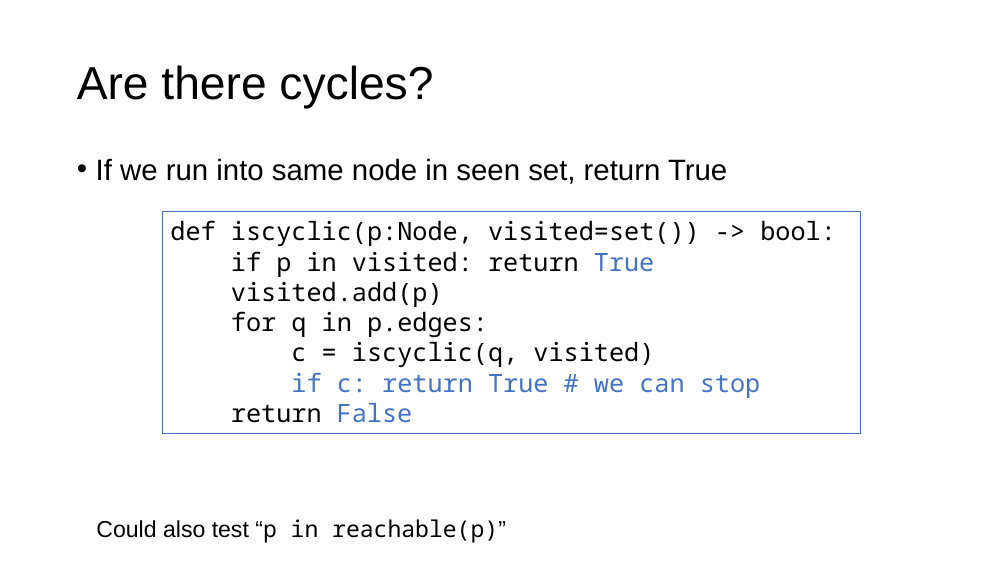
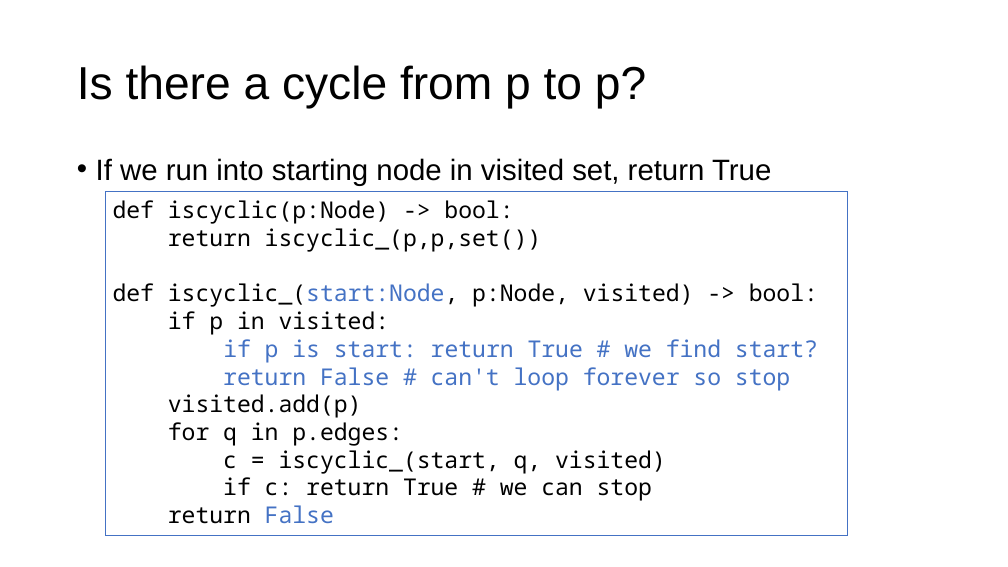
Before and after one commit to parrt/msds689, a slide deck: slide 9 of notes/graphs.pptx. Drawn at 1008x567 pixels with LibreOffice and Linux fonts; fonts in the diff are those of the drawing; background and template pictures are left out. Boxes give left, top, right and bottom in pixels: in the first picture for what was removed or moved away, otherwise in the second. Text is boxed around its words. In the diff, an @@ line names an element or a change of style, - is before the commit and + after.

```diff
--- a/notes/graphs.pptx
+++ b/notes/graphs.pptx
@@ title at bbox=[77, 65, 646, 109]: text changed @@
-Are there cycles?
+Is there a cycle from p to p?
@@ text at bbox=[96, 158, 771, 186]: text changed @@
-• If we run into same node in seen set, return True
+• If we run into starting node in visited set, return True
@@ rectangle "def iscyclic(p:Node) -> bool:": place and size @@
-rectangle "def iscyclic(p:Node) -> bool:" at bbox=[163, 212, 861, 433]
+rectangle "def iscyclic(p:Node) -> bool:" at bbox=[105, 192, 848, 535]
@@ text in rectangle at bbox=[113, 200, 818, 390]: text changed; size 24 to 22 pt @@
-def iscyclic(p:Node, visited=set()) -> bool:
-if p in visited: return True
+def iscyclic(p:Node) -> bool:
+return iscyclic_(p,p,set())
+def iscyclic_(start:Node, p:Node, visited) -> bool:
+if p in visited:
+if p is start: return True # we find start?
+return False # can't loop forever so stop
@@ text in rectangle at bbox=[168, 394, 652, 524]: size 24 to 22 pt in "visited.add(p)", "for q in p.edges:", "if c: return True # we can ...", "return False"; text colour #4472C4 to #000000 in "if c: return True # we can ..." @@
@@ text in rectangle at bbox=[223, 450, 666, 473]: text changed; size 24 to 22 pt @@
-c = iscyclic(q, visited)
+c = iscyclic_(start, q, visited)
@@ text removed at bbox=[96, 519, 506, 543] @@
-Could also test “p in reachable(p)”
```
Also in this commit, not shown: 15 other slides changed, 3 slides added, 1 slide removed, 2 other files.
